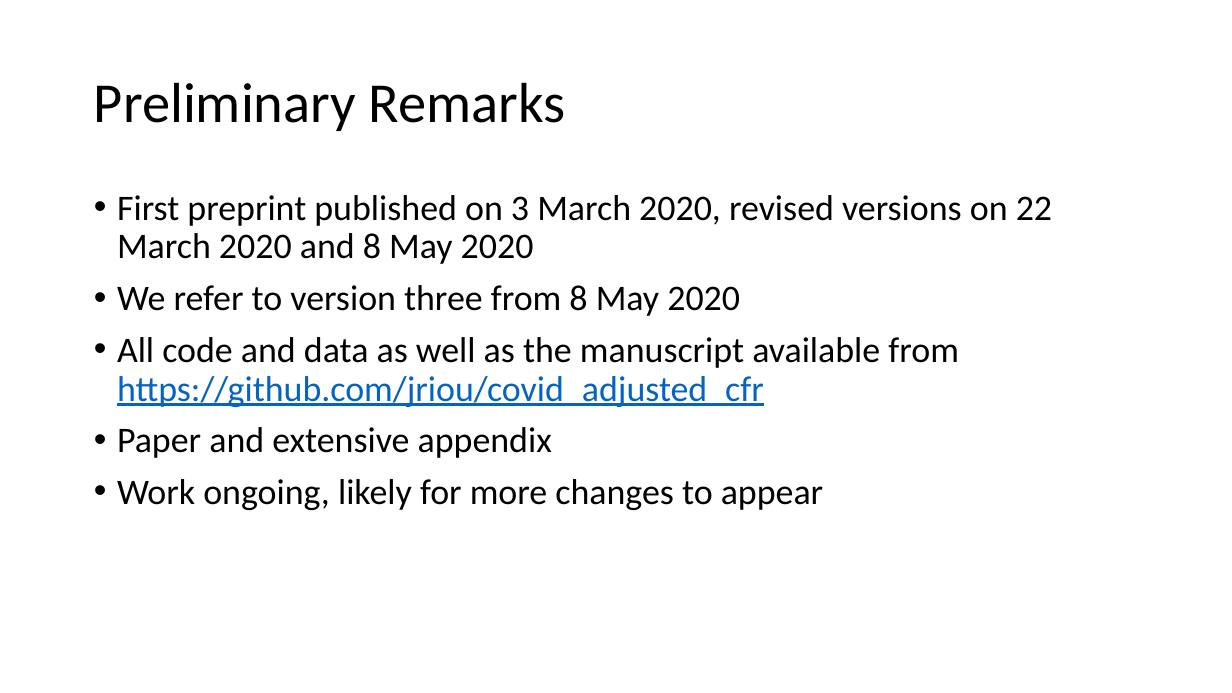
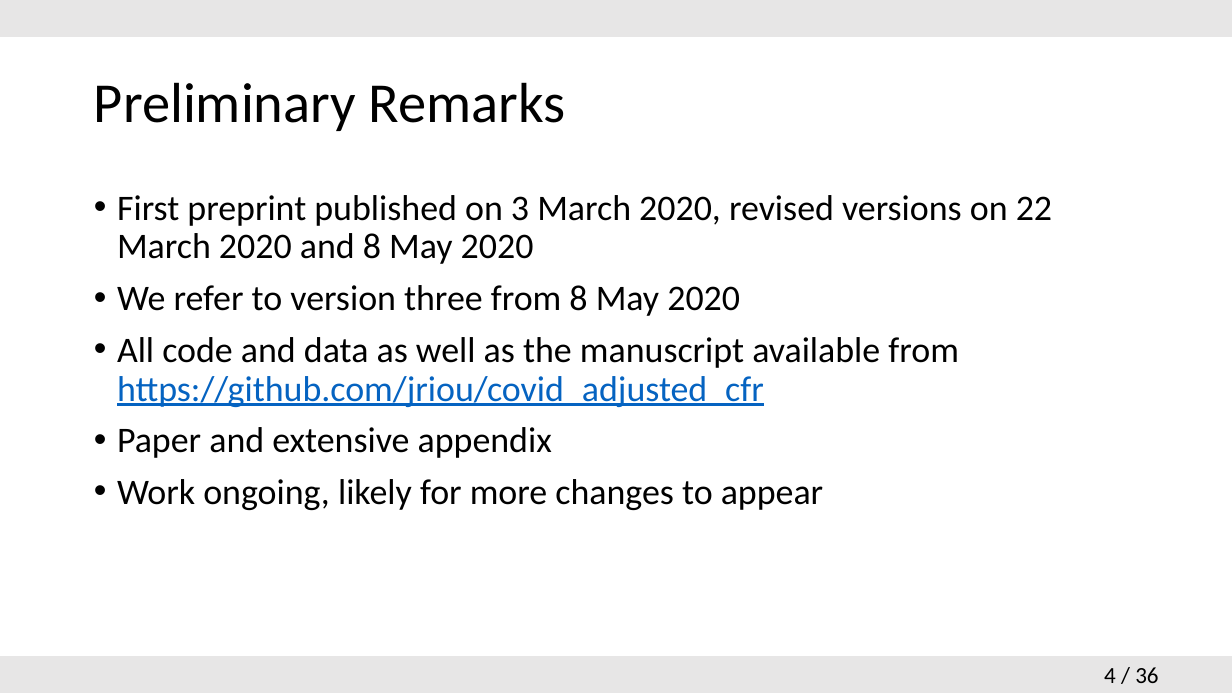
Before and after one commit to hsinyuku/Probablistic-modelling-, a slide deck: slide 4 of 2020-06-04_Presentation.pptx. Drawn at 1232x693 pixels with LibreOffice and Linux fonts; fonts in the diff are those of the drawing. Boxes give left, top, right and bottom in pixels: in the first picture for what was removed or moved away, otherwise in the second. Text is boxed around its words. In the diff, an @@ line names an element or a change of style, - is before the commit and + after.

```diff
--- a/2020-06-04_Presentation.pptx
+++ b/2020-06-04_Presentation.pptx
@@ rectangle added at <box>0,0,1232,37</box>, fill #E7E6E6 @@
@@ rectangle added at <box>0,656,1232,693</box>, fill #E7E6E6 @@
@@ page number added at <box>1104,667,1158,683</box>, 18 pt, text #000000 @@
+4 / 36
```
Also in this commit, not shown: 4 other slides changed, 31 slides added, 4 slides removed.
